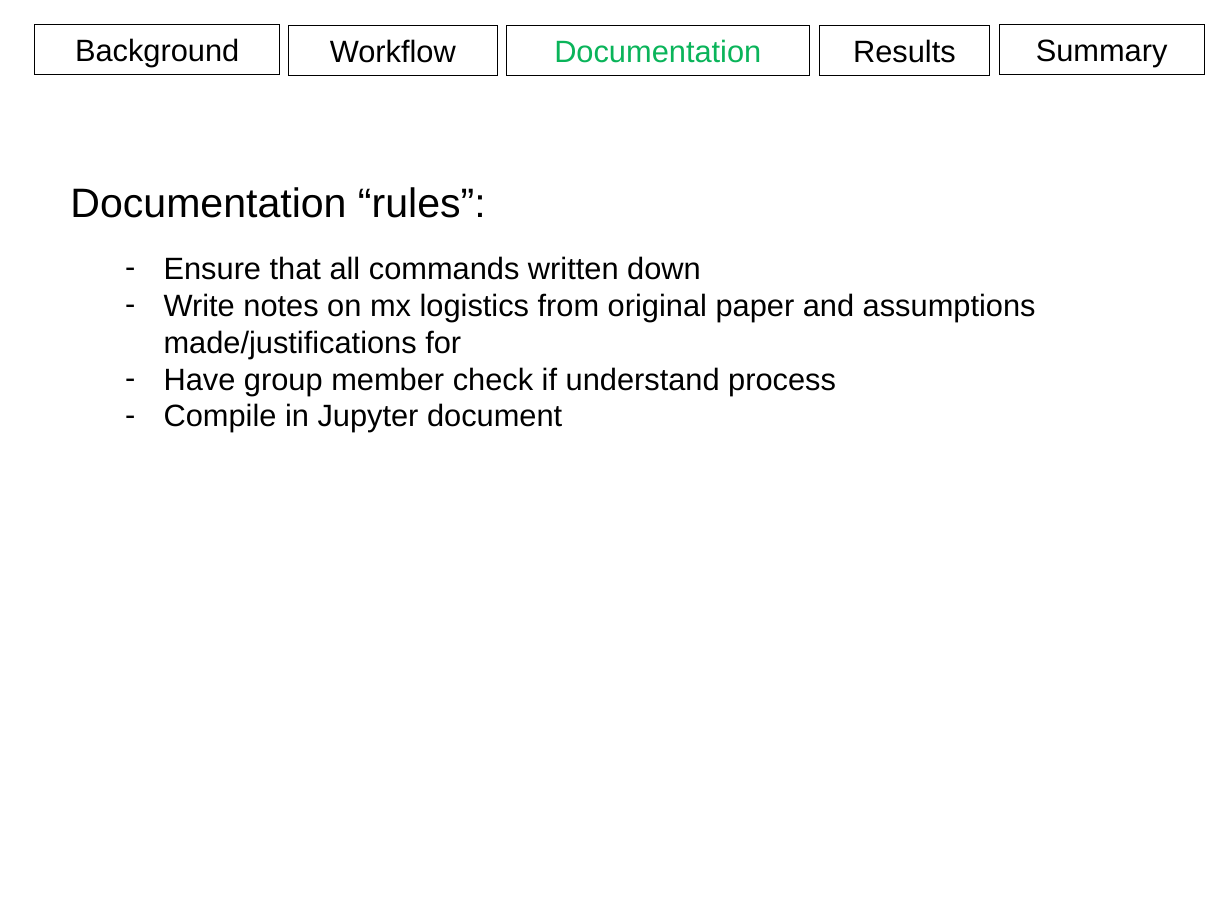
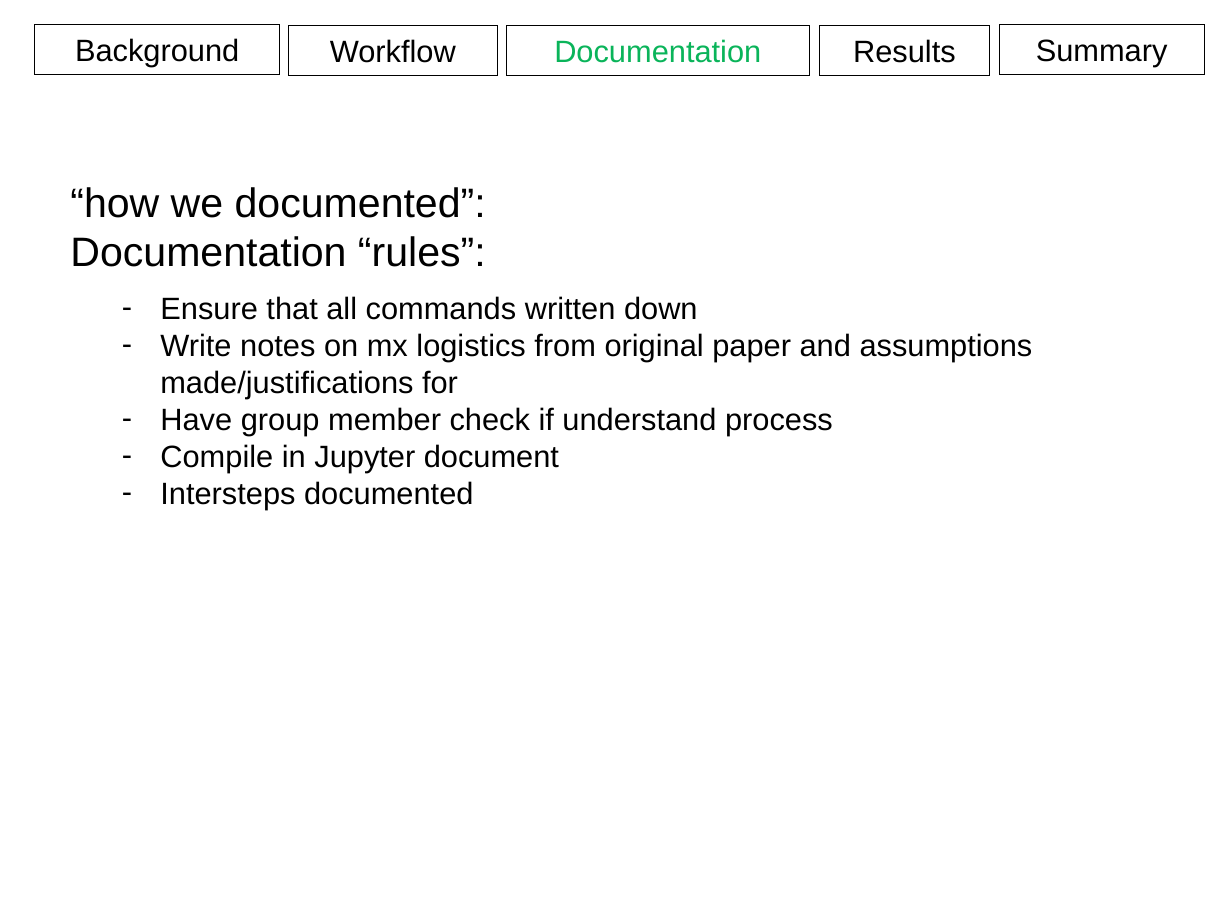
Before and after one commit to aweeger/BCB546X_FinalGroup, a slide deck: slide 19 of Presentation.pptx (slide 21 before the commit). Drawn at 1232x924 pixels with LibreOffice and Linux fonts; fonts in the diff are those of the drawing. Boxes give left, top, right and bottom in pixels: in the first picture for what was removed or moved away, otherwise in the second. Text is boxed around its words. In the diff, an @@ line names an element or a change of style, - is before the commit and + after.

```diff
--- a/Presentation.pptx
+++ b/Presentation.pptx
@@ text at [70, 187, 486, 218]: paragraph added @@
+“how we documented”:
@@ text "Ensure that all commands written ...": place and size @@
-text "Ensure that all commands written ..." at [164, 256, 1036, 432]
+text "Ensure that all commands written ..." at [160, 296, 1033, 509]
@@ text at [160, 481, 473, 509]: paragraph added @@
+– Intersteps documented
```
Also in this commit, not shown: 18 other slides changed, 2 slides removed, 1 other file.
